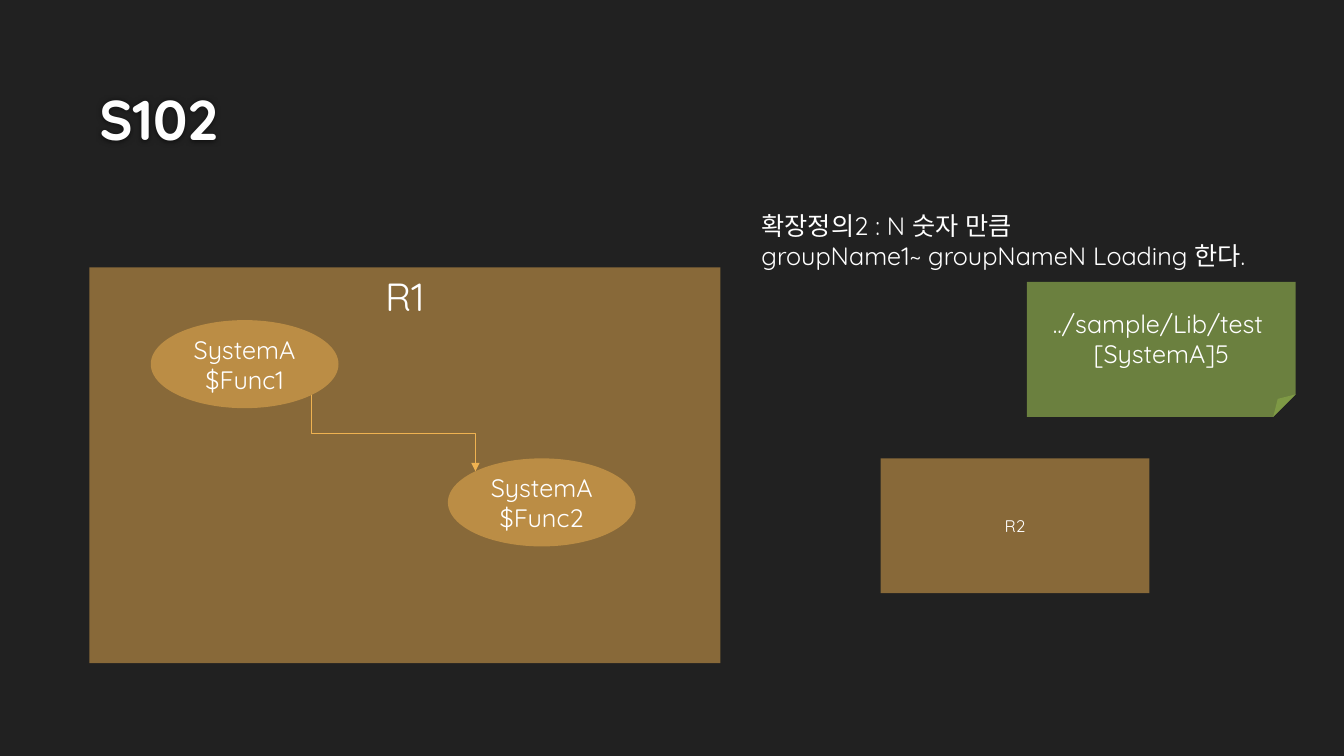
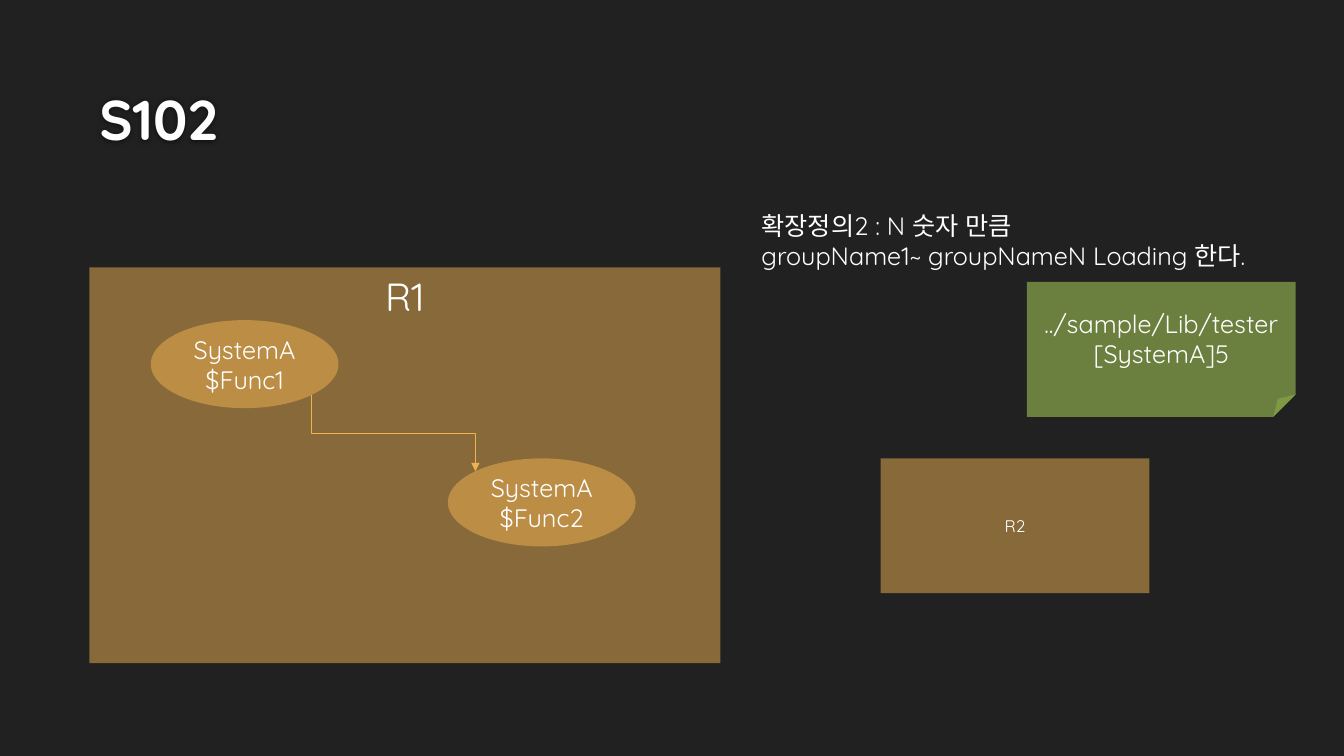
Before and after one commit to DualsoftDev/ds, a slide deck: slide 3 of DsDotNet/src/UnitTest/UnitTest.Engine/ImportOffice/ppt/T7_CopySystem.pptx. Drawn at 1344x756 pixels with LibreOffice and Linux fonts; fonts in the diff are those of the drawing; background and template pictures are left out. Boxes give left, top, right and bottom in pixels: in the first picture for what was removed or moved away, otherwise in the second. Text is boxed around its words. In the diff, an @@ line names an element or a change of style, - is before the commit and + after.

Commit message:
fix unit test done

```diff
--- a/DsDotNet/src/UnitTest/UnitTest.Engine/ImportOffice/ppt/T7_CopySystem.pptx
+++ b/DsDotNet/src/UnitTest/UnitTest.Engine/ImportOffice/ppt/T7_CopySystem.pptx
@@ text in folded corner at <box>1044,313,1278,338</box>: text changed @@
-../sample/Lib/test
+../sample/Lib/tester
```
Also in this commit, not shown: 1 other slide changed, 10 other files.
